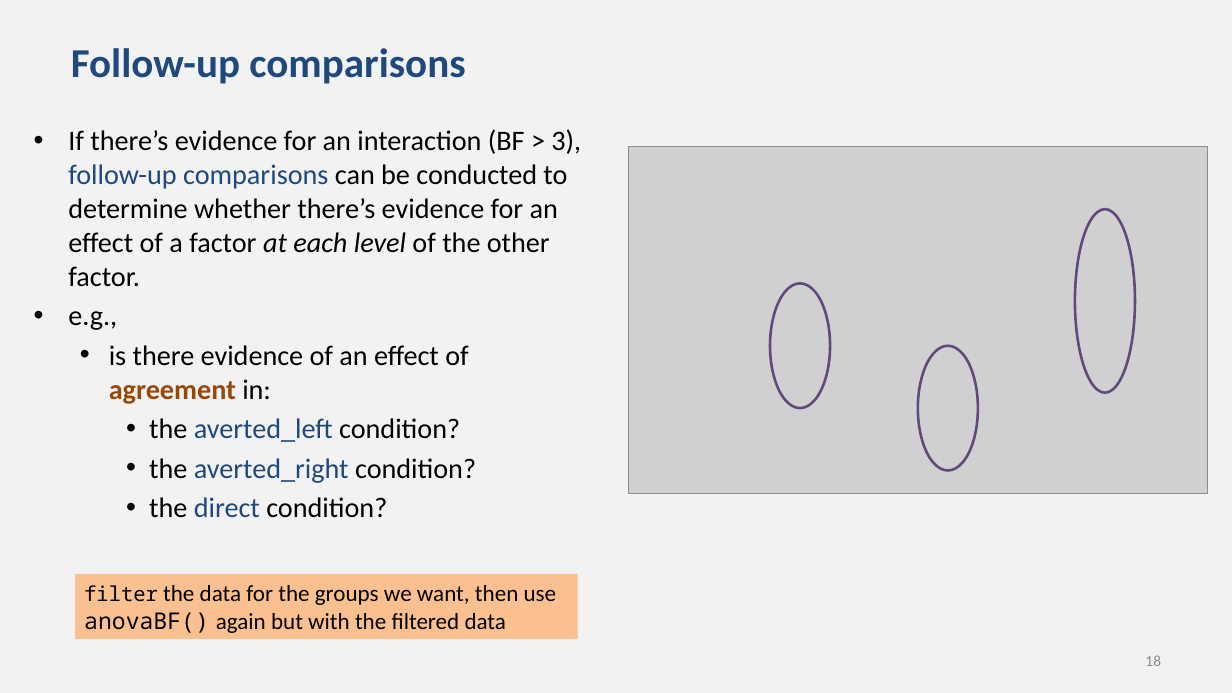
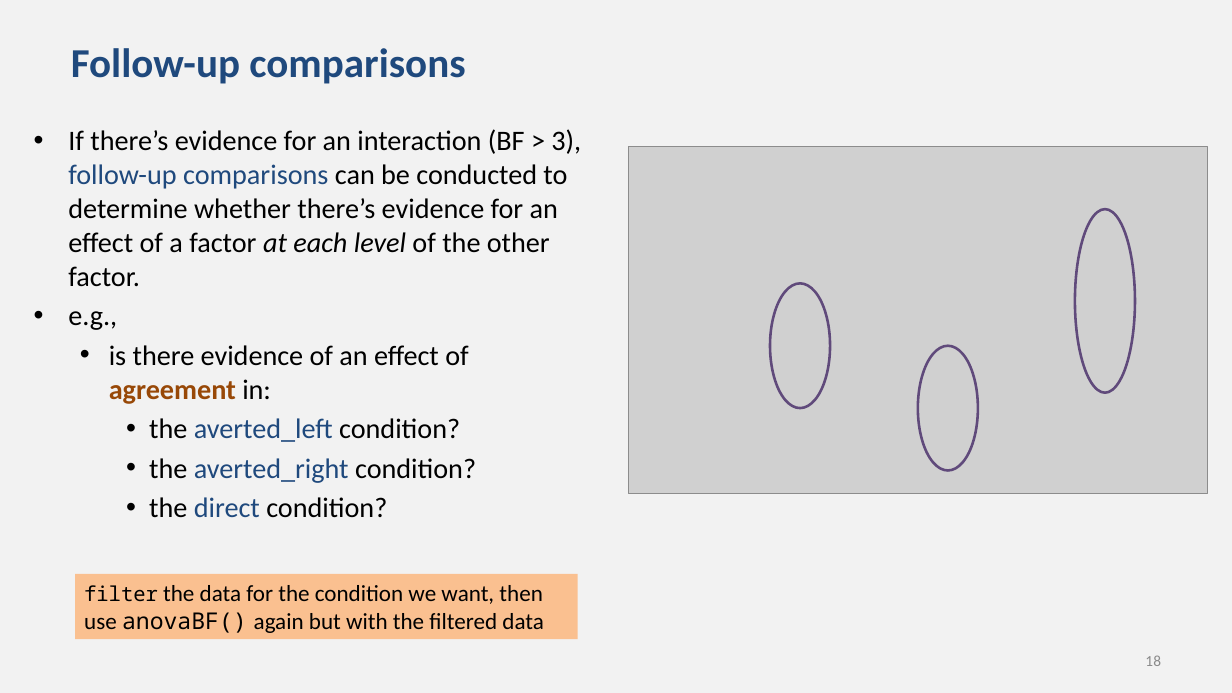
Before and after one commit to chrisjberry/datafluencyCB, a slide deck: slide 18 of docs/slides/PSYC753_L6_ANOVA_2.pptx. Drawn at 1232x693 pixels with LibreOffice and Linux fonts; fonts in the diff are those of the drawing; grey boxes stand for pictures. Boxes give left, top, right and bottom in pixels: in the first picture for what was removed or moved away, otherwise in the second. Text is boxed around its words. In the diff, an @@ line names an element or a change of style, - is before the commit and + after.

```diff
--- a/docs/slides/PSYC753_L6_ANOVA_2.pptx
+++ b/docs/slides/PSYC753_L6_ANOVA_2.pptx
@@ text in rectangle at bbox=[84, 585, 543, 633]: text changed @@
-filter the data for the groups we want, then use anovaBF() again but with the filtered data
+filter the data for the condition we want, then use anovaBF() again but with the filtered data
```
